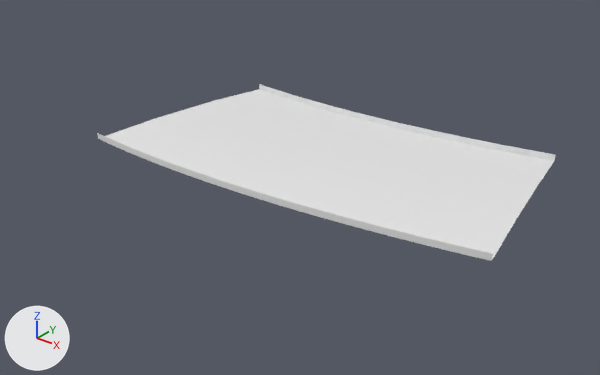
Renders of the glTF model public/assets/gen4/models/track-23.glb from each side of a commit.
Camera for both pictures: a camera (50 mm lens) standing at (310.1, -600.5, 55.0) and looking at (239.8, -512.8, 0.6). The axes (+X, +Y, +Z) are drawn at lower left. The lights are the same throughout. The first picture is the older version. Vertices at exactly the same position are counted once.

Objects in the first picture: 'track-23'.
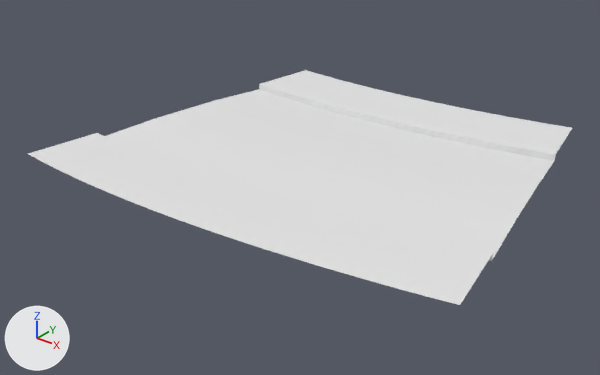
Boxes [x1, y1, x2, y2] around the edits, measured in the pictures (600 x 375 px):
'track-23', reshaped (18% wider, 33% taller)
    before: [97, 84, 556, 261]
    after: [28, 70, 572, 305]
part 1 of me_track_23, added
    after: [28, 133, 492, 305]
part 2 of me_track_23, added
    after: [261, 70, 572, 155]

Patch to the scene script:
```diff
--- a/public/assets/gen4/models/track-23.glb.py
+++ b/public/assets/gen4/models/track-23.glb.py
@@ me_track_23 @@
 # used by ob_track_23; location = (0.0, 0.0, 0.0)
-me_track_23.from_pydata(...)  # 819 vertices, 1488 faces; spans x 208.4..275.3, y -526.1..-489.6, z 4.3..6.1
+me_track_23.from_pydata(...)  # 945 vertices, 1736 faces; spans x 206.9..277.6, y -538.1..-477.8, z 4.3..6.1
+# me_track_23 part 1
+# 47 vertices are added at x 206.9..276.5, y -538.1..-533.5, z 5.3..6.1
+# 5 new vertices lie (1.6, -11.9, 0.0) away from vertices in x 241.2..263.7, y -525.8..-523.5, z 5.7..6.0
+# 6 new vertices lie (1.2, 0.0, 0.0) away from vertices in x 217.5..238.2, y -538.1..-537.8, z 5.4..5.7
+# 5 new vertices lie (1.1, 0.2, 0.0) away from vertices in x 258.6..276.5, y -536.3..-533.5, z 5.9..6.1
+# 124 new faces join them
+# me_track_23 part 2
+# 53 vertices are added at x 214.3..266.2, y -480.5..-477.9, z 5.3..6.1
+# 5 new vertices lie (-0.7, 12.0, 0.0) away from vertices in x 230.7..244.5, y -492.4..-492.3, z 5.6..5.8
+# 5 new vertices lie (0.9, 0.1, 0.0) away from vertices in x 245.5..266.2, y -480.3..-477.9, z 5.8..6.1
+# 124 new faces join them
```
